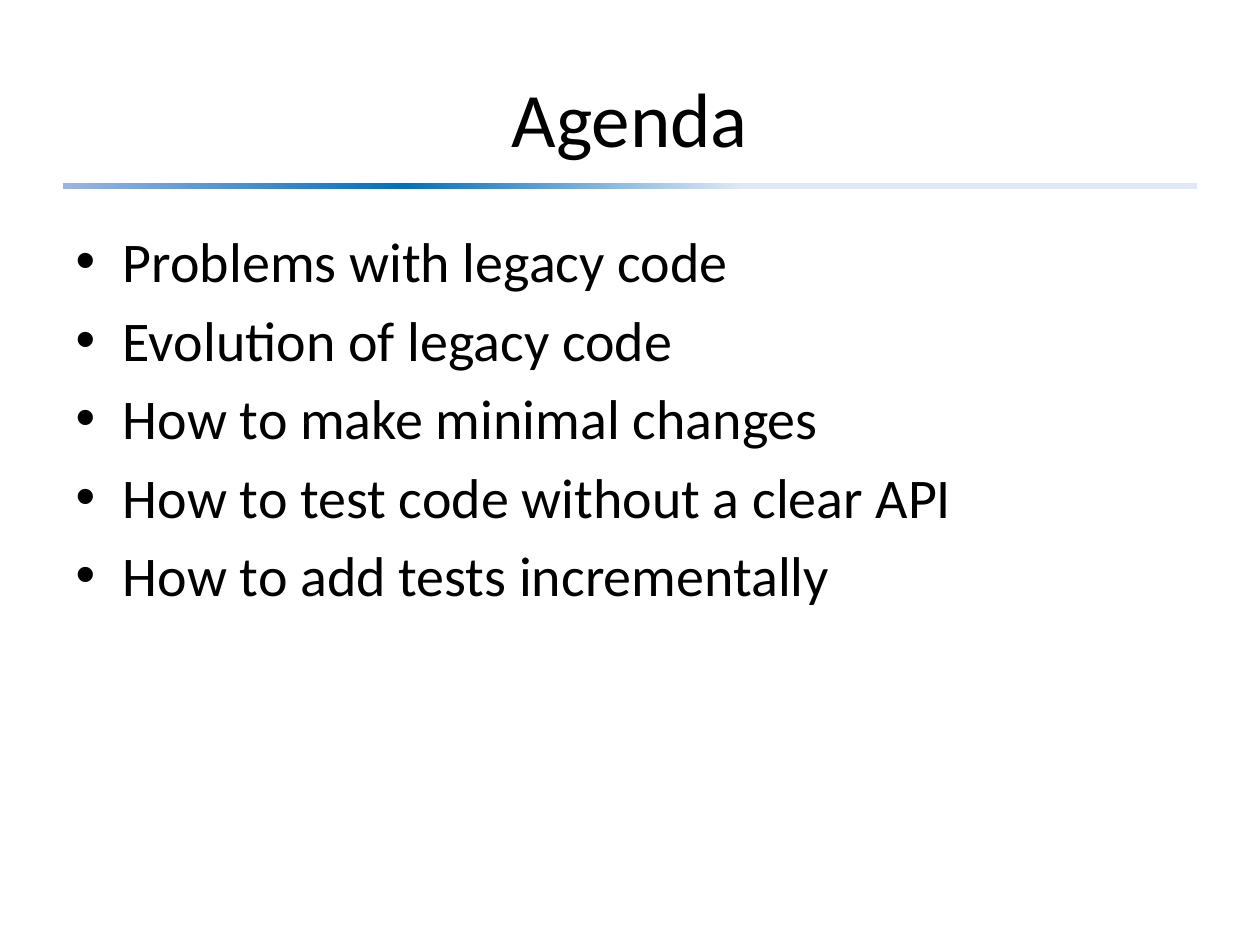
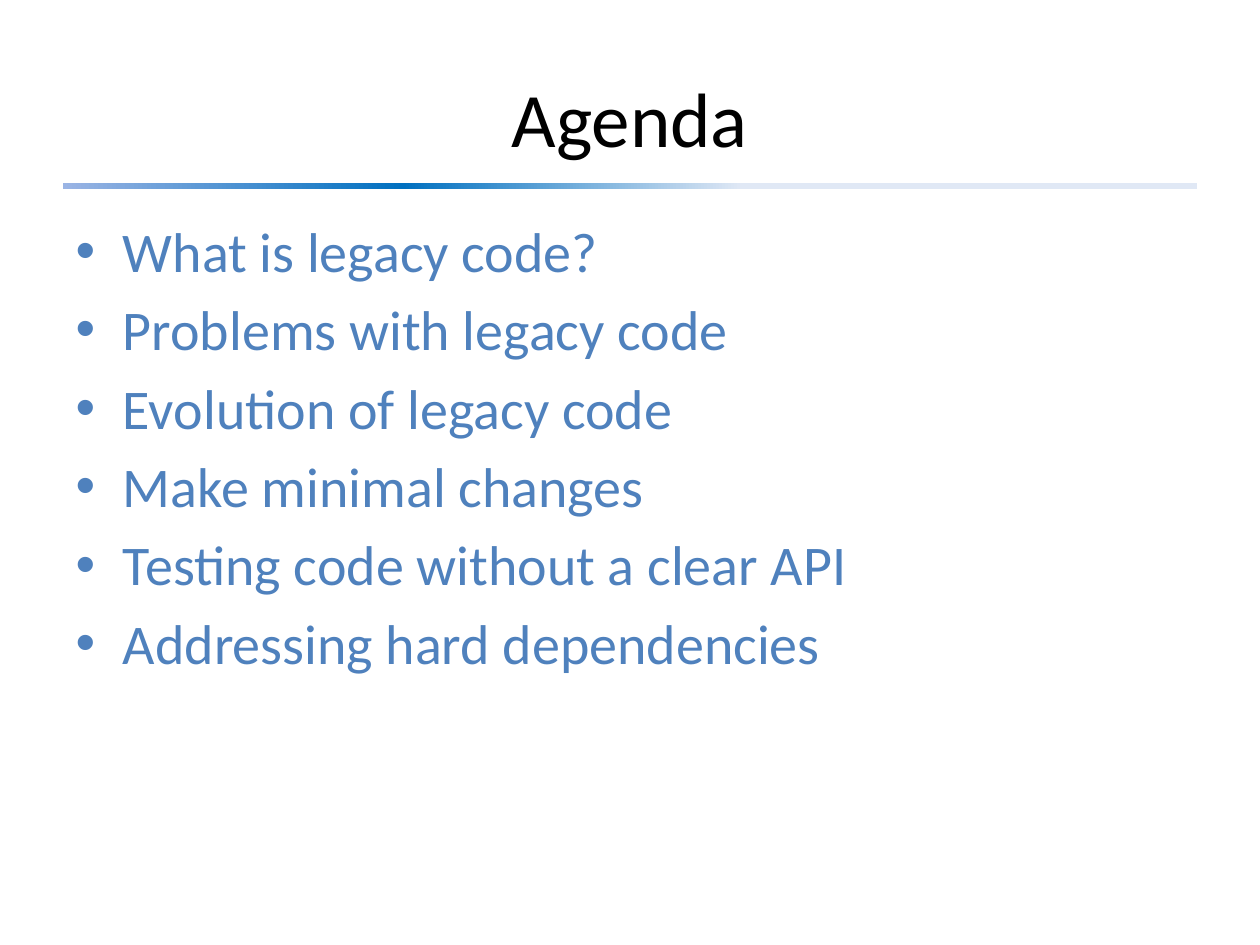
Before and after one commit to david-sackstein/solid-c-cpp, a slide deck: slide 2 of Module 4 - Legacy Code.pptx (slide 3 before the commit). Drawn at 1260x945 pixels with LibreOffice and Linux fonts; fonts in the diff are those of the drawing. Boxes give left, top, right and bottom in pixels: in the first picture for what was removed or moved away, otherwise in the second. Text is boxed around its words. In the diff, an @@ line names an element or a change of style, - is before the commit and + after.

```diff
--- a/Module 4 - Legacy Code.pptx
+++ b/Module 4 - Legacy Code.pptx
@@ text "What is legacy code?": place and size @@
-text "What is legacy code?" at [123, 243, 951, 605]
+text "What is legacy code?" at [123, 233, 846, 674]
@@ text at [123, 233, 598, 282]: paragraph added @@
+• What is legacy code?
@@ text at [123, 311, 728, 439]: text colour #000000 to #4F81BD in "Problems with legacy code", "Evolution of legacy code" @@
@@ text at [123, 468, 846, 674]: text changed; text colour #000000 to #4F81BD @@
-• How to make minimal changes
-• How to test code without a clear API
-• How to add tests incrementally
+• Make minimal changes
+• Testing code without a clear API
+• Addressing hard dependencies
```
Also in this commit, not shown: 7 other slides changed, 2 slides added, 2 slides removed, 7 other files.
